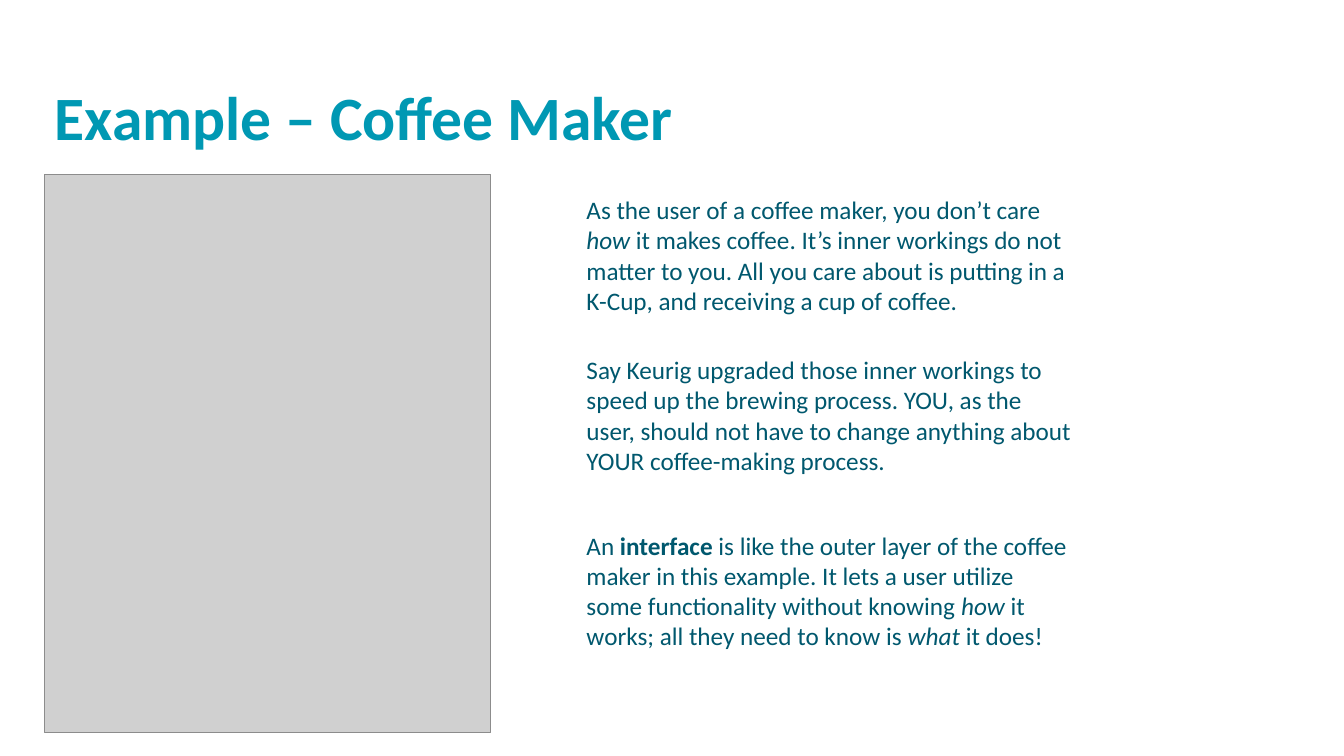
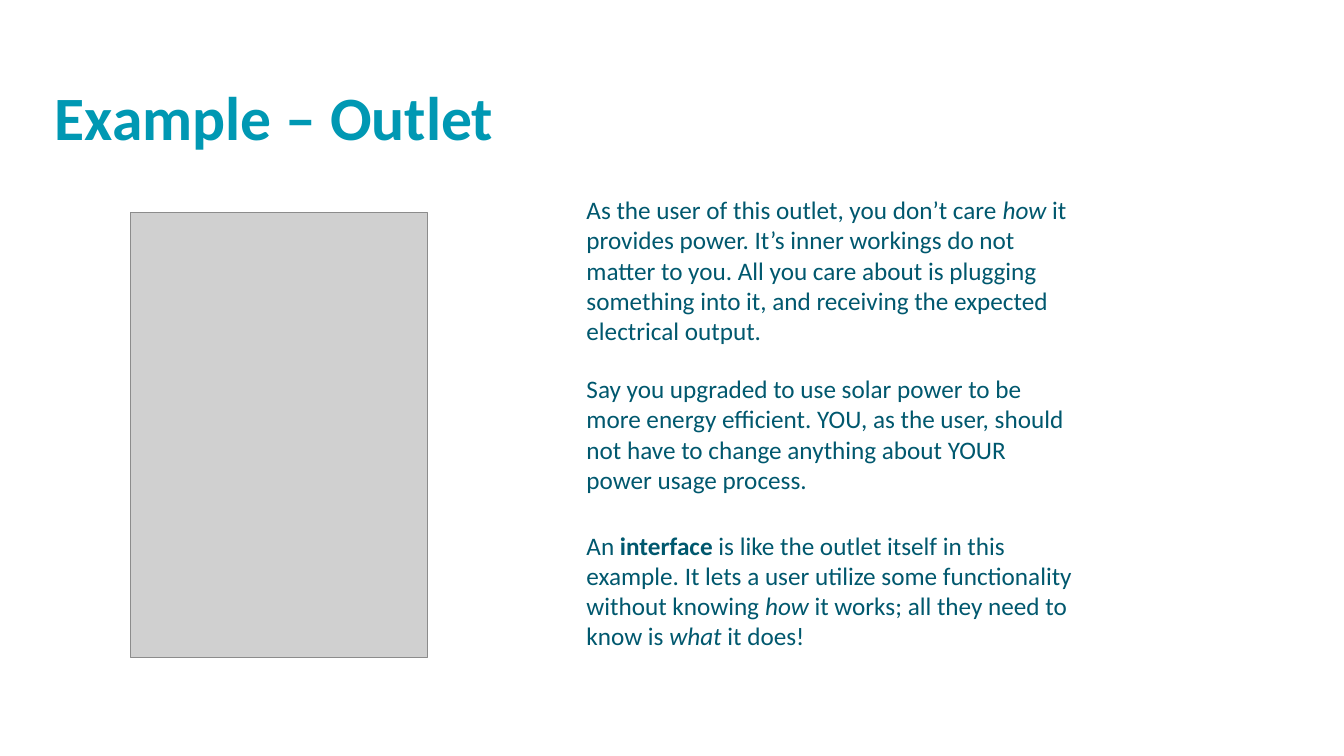
Before and after one commit to woollybears/htc-cs-102, a slide deck: slide 2 of Week09/Interfaces.pptx. Drawn at 1344x756 pixels with LibreOffice and Linux fonts; fonts in the diff are those of the drawing; grey boxes stand for pictures; background and template pictures are left out. Boxes give left, top, right and bottom in pixels: in the first picture for what was removed or moved away, otherwise in the second. Text is boxed around its words. In the diff, an @@ line names an element or a change of style, - is before the commit and + after.

Commit message:
Update Week09 PowerPoint

```diff
--- a/Week09/Interfaces.pptx
+++ b/Week09/Interfaces.pptx
@@ text at [55,96,493,150]: text changed @@
-Example – Coffee Maker
+Example – Outlet
@@ text at [586,201,1066,344]: text changed @@
-As the user of a coffee maker, you don’t care how it makes coffee. It’s inner workings do not matter to you. All you care about is putting in a K-Cup, and receiving a cup of coffee.
+As the user of this outlet, you don’t care how it provides power. It’s inner workings do not matter to you. All you care about is plugging something into it, and receiving the expected electrical output.
@@ picture: place and size @@
-picture at [44,174,491,733]
+picture at [130,213,427,658]
@@ text at [586,380,1064,494]: text changed @@
-Say Keurig upgraded those inner workings to speed up the brewing process. YOU, as the user, should not have to change anything about YOUR coffee-making process.
+Say you upgraded to use solar power to be more energy efficient. YOU, as the user, should not have to change anything about YOUR power usage process.
@@ text at [586,537,1072,646]: text changed @@
-An interface is like the outer layer of the coffee maker in this example. It lets a user utilize some functionality without knowing how it works; all they need to know is what it does!
+An interface is like the outlet itself in this example. It lets a user utilize some functionality without knowing how it works; all they need to know is what it does!
```
